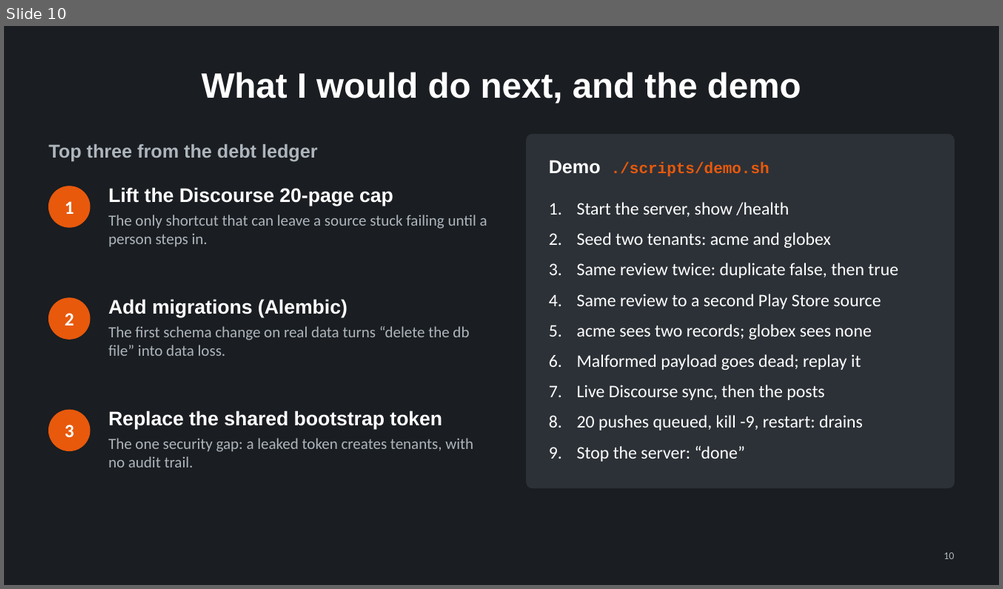
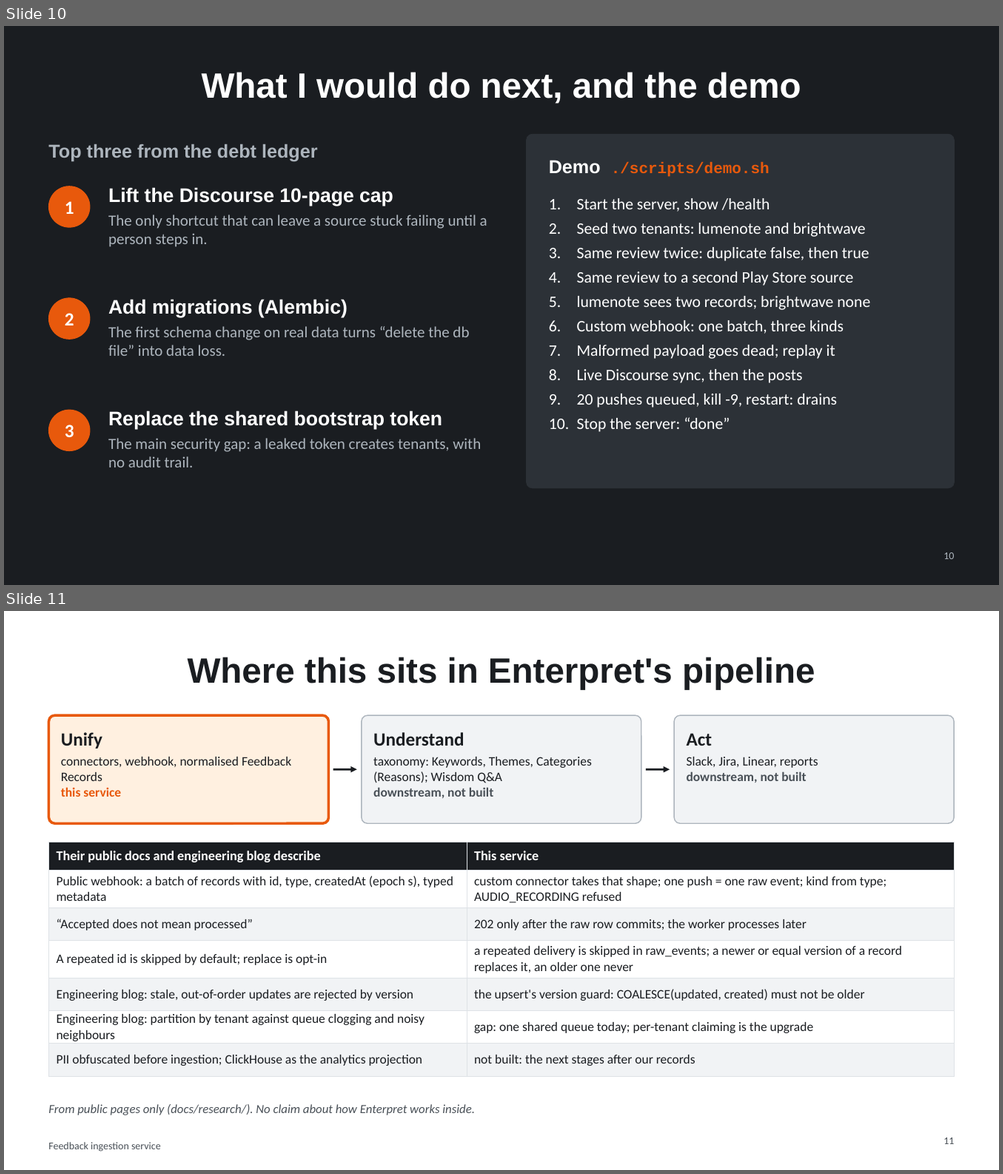
Before and after one commit to regalmoix/feedback-ingest, a slide deck: docs/slides/deck.pptx. Shown one above the other, each under a label of ours: slide 10 before the commit, slides 10 and 11 after it. The pictures are 1003x589 and 1003x1174 pixels, drawn with LibreOffice and Linux fonts; fonts in the diff are those of the drawing. Boxes give left, top, right and bottom in pixels: in the first picture for what was removed or moved away, otherwise in the second. Text is boxed around its words. In the diff, an @@ line names an element or a change of style, - is before the commit and + after.

```diff
--- a/docs/slides/deck.pptx
+++ b/docs/slides/deck.pptx
@@ slide 11 added at bbox=[4, 611, 999, 1170], background #FFFFFF @@
@@ title added at bbox=[188, 657, 814, 689], 34 pt, text #1A1D21, bold @@
+Where this sits in Enterpret's pipeline
@@ rounded rectangle added at bbox=[48, 715, 329, 823], fill #FFF0E0, outline #E8590C 2.5 pt, 12.5 pt, text #1A1D21 @@
+Unify
+connectors, webhook, normalised Feedback Records
+this service
@@ rounded rectangle added at bbox=[361, 715, 641, 823], fill #F1F3F5, outline #ADB5BD 1 pt, 12.5 pt, text #1A1D21 @@
+Understand
+taxonomy: Keywords, Themes, Categories (Reasons); Wisdom Q&A
+downstream, not built
@@ rounded rectangle added at bbox=[674, 715, 954, 823], fill #F1F3F5, outline #ADB5BD 1 pt, 12.5 pt, text #1A1D21 @@
+Act
+Slack, Jira, Linear, reports
+downstream, not built
@@ arrow added from (333, 769) to (357, 769), #1A1D21 2 pt @@
@@ arrow added from (646, 769) to (669, 769), #1A1D21 2 pt @@
@@ table added at bbox=[48, 843, 954, 1069], 7 rows, 2 columns @@
+Their public docs and engineering blog describe | This service
+Public webhook: a batch of records with id, type, createdAt (epoch s), typed metadata | custom connector takes that shape; one push = one raw event; kind from type; AUDIO_RECORDING refused
+“Accepted does not mean processed” | 202 only after the raw row commits; the worker processes later
+A repeated id is skipped by default; replace is opt-in | a repeated delivery is skipped in raw_events; a newer or equal version of a record replaces it, an older one never
+Engineering blog: stale, out-of-order updates are rejected by version | the upsert's version guard: COALESCE(updated, created) must not be older
+Engineering blog: partition by tenant against queue clogging and noisy neighbours | gap: one shared queue today; per-tenant claiming is the upgrade
+PII obfuscated before ingestion; ClickHouse as the analytics projection | not built: the next stages after our records
@@ text added at bbox=[48, 1105, 475, 1116], 12 pt, text #495057, italic @@
+From public pages only (docs/research/). No claim about how Enterpret works inside.
@@ text added at bbox=[48, 1142, 161, 1152], 10 pt, text #495057 @@
+Feedback ingestion service
@@ page number added at bbox=[943, 1138, 953, 1145], 10 pt, text #495057 @@
+11
@@ slide 10 changed as well @@
@@ text at bbox=[108, 187, 393, 206]: text changed @@
-Lift the Discourse 20-page cap
+Lift the Discourse 10-page cap
@@ text at bbox=[577, 198, 869, 432]: size 17 to 15.5 pt in "Start the server, show /health", "Same review twice: duplicate false, then true", "Same review to a second Play Store ...", "Malformed payload goes dead; replay it" and 3 more places; less space between paragraphs @@
@@ text at bbox=[577, 223, 865, 237]: text changed; size 17 to 15.5 pt @@
-2. Seed two tenants: acme and globex
+2. Seed two tenants: lumenote and brightwave
@@ text at bbox=[577, 296, 870, 334]: text changed; size 17 to 15.5 pt @@
-5. acme sees two records; globex sees none
+5. lumenote sees two records; brightwave none
+6. Custom webhook: one batch, three kinds
@@ text at bbox=[108, 438, 481, 468]: text changed @@
-The one security gap: a leaked token creates tenants, with no audit trail.
+The main security gap: a leaked token creates tenants, with no audit trail.
```
Also in this commit, not shown: 9 other slides changed, 23 other files.
